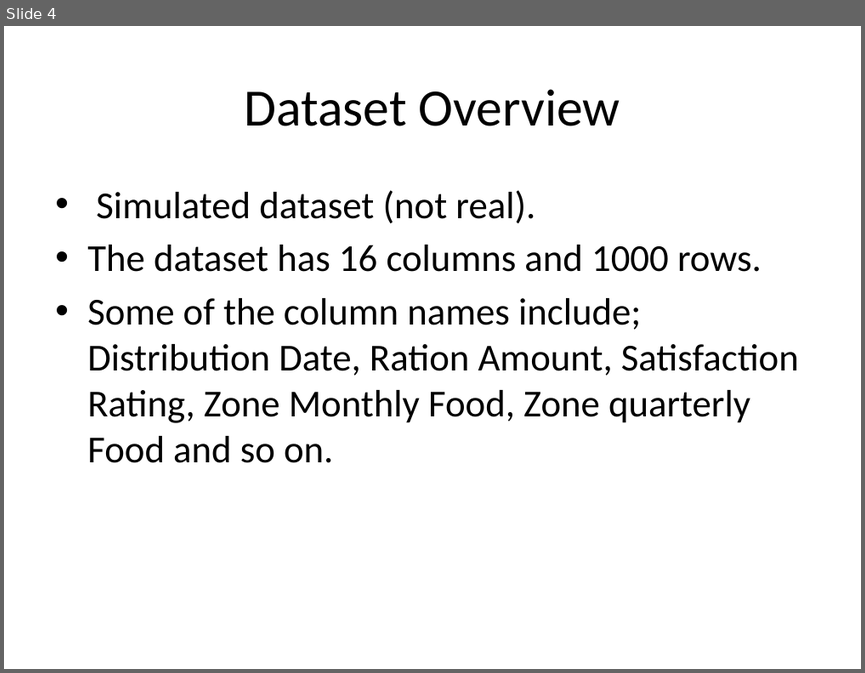
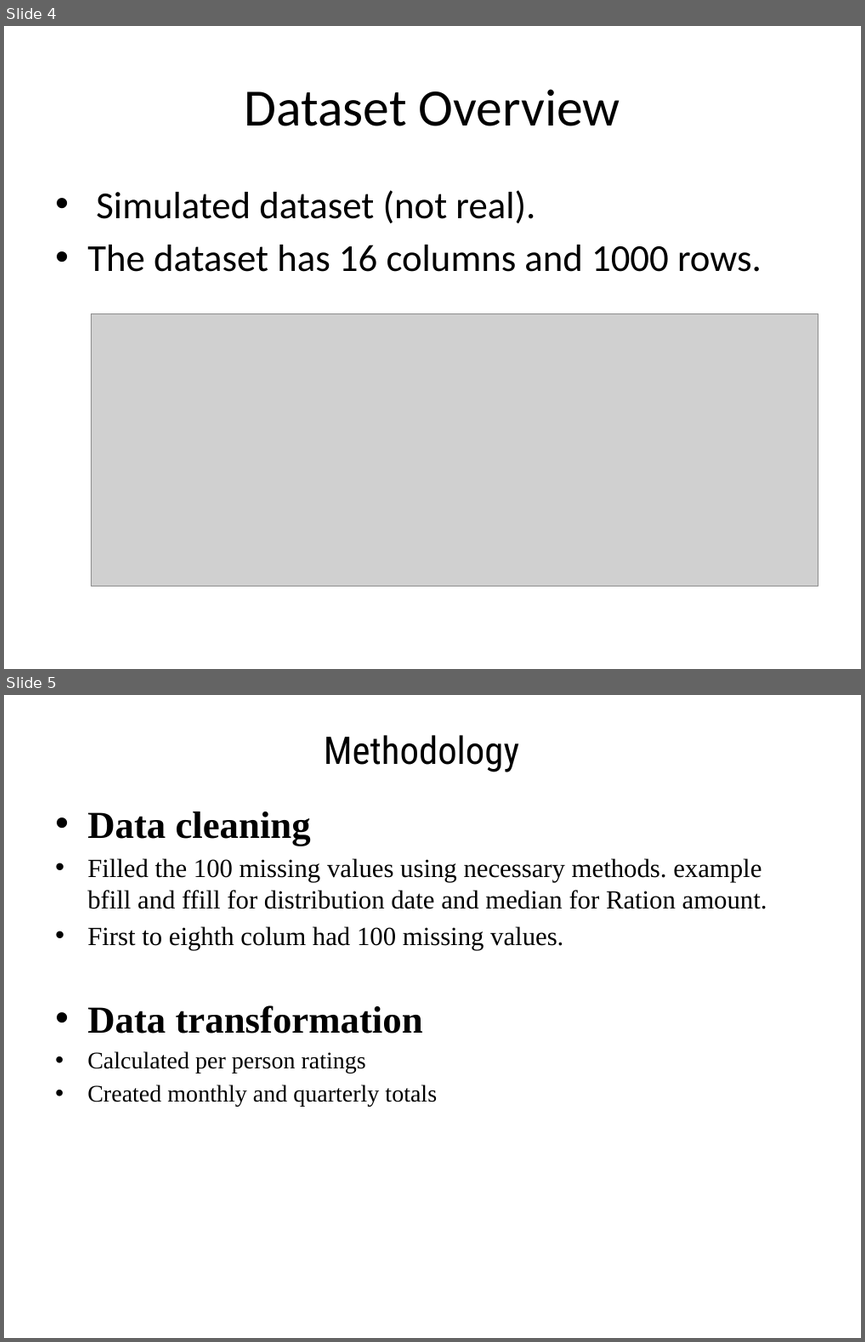
Before and after one commit to JavierWolvie/Data-Analytics, a slide deck: TABLEAU/Kakuma_Food_Distribution_Analysis_Presentation.pptx. Shown one above the other, each under a label of ours: slide 4 before the commit, slides 4 and 5 after it. The pictures are 865x673 and 865x1342 pixels, drawn with LibreOffice and Linux fonts; fonts in the diff are those of the drawing; grey boxes stand for pictures. Boxes give left, top, right and bottom in pixels: in the first picture for what was removed or moved away, otherwise in the second. Text is boxed around its words. In the diff, an @@ line names an element or a change of style, - is before the commit and + after.

```diff
--- a/TABLEAU/Kakuma_Food_Distribution_Analysis_Presentation.pptx
+++ b/TABLEAU/Kakuma_Food_Distribution_Analysis_Presentation.pptx
@@ slide 5 added at (x1=4, y1=695, x2=861, y2=1338), background #FFFFFF @@
@@ title added at (x1=324, y1=735, x2=519, y2=772), 32 pt, text #000000 @@
+Methodology
@@ text added at (x1=87, y1=811, x2=767, y2=1106), 22 pt, text #000000 @@
+• Data cleaning
+• Filled the 100 missing values using necessary methods. example bfill and ffill for distribution date and median for Ration amount.
+• First to eighth colum had 100 missing values.
+• Data transformation
+• Calculated per person ratings
+• Created monthly and quarterly totals
@@ slide 4 changed as well @@
@@ text at (x1=87, y1=298, x2=799, y2=463): paragraph removed @@
-• Some of the column names include; Distribution Date, Ration Amount, Satisfaction Rating, Zone Monthly Food, Zone quarterly Food and so on.
@@ picture added at (x1=92, y1=314, x2=818, y2=585) @@
```
Also in this commit, not shown: 10 other slides changed, 1 other slide added, 3 slides removed.
